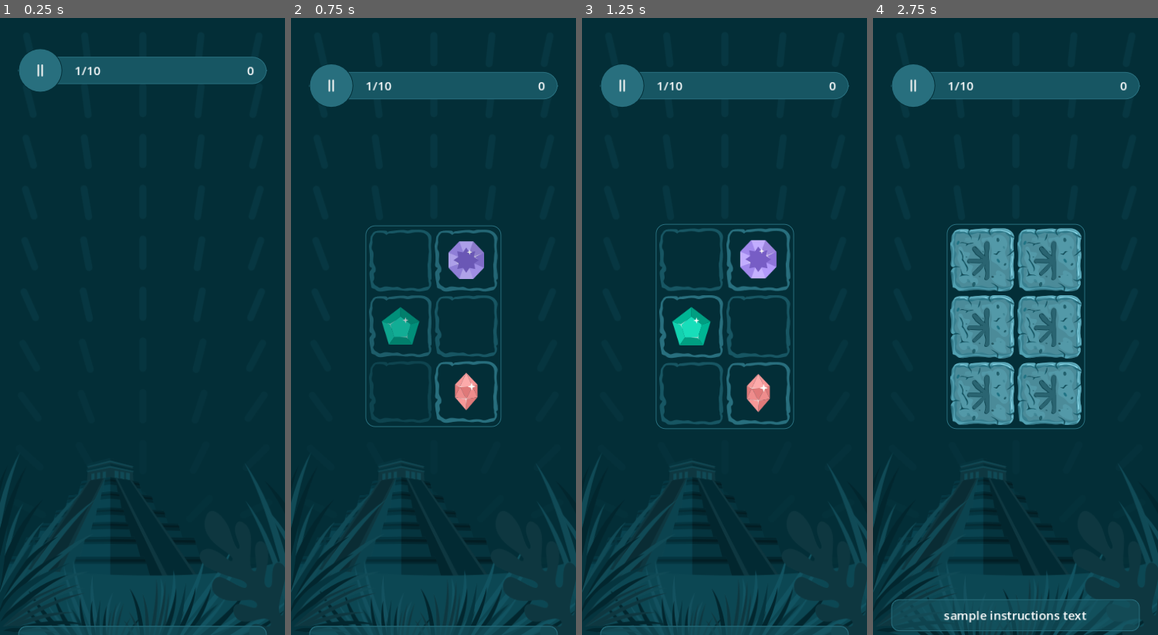
Above: before the commit, frames 1-4 (left to right).
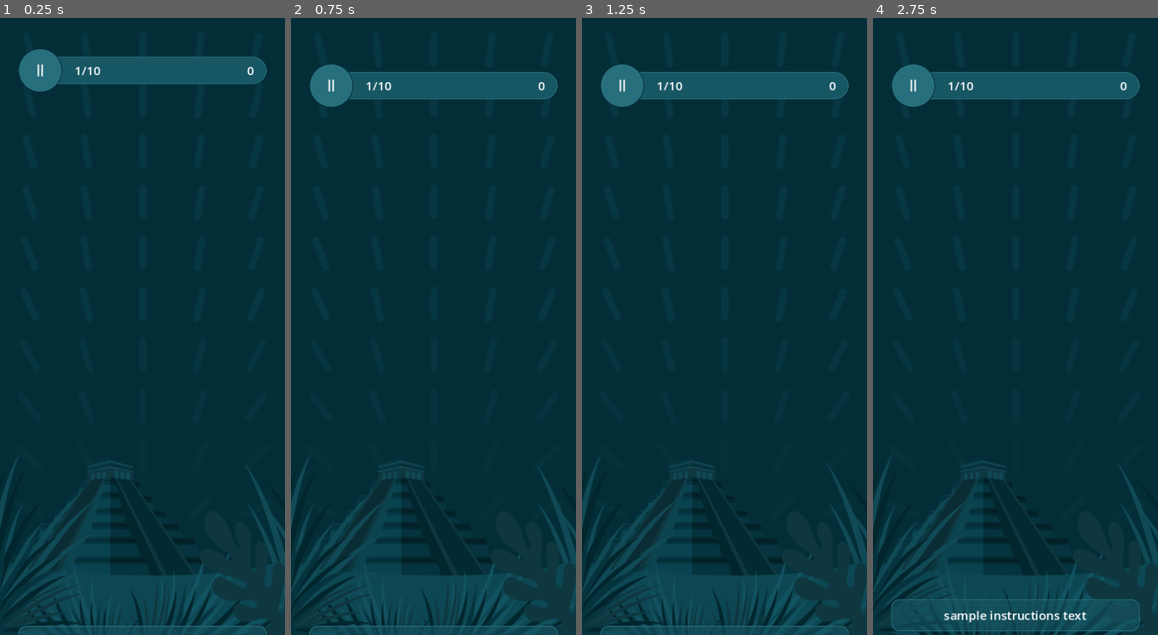
Above: after the commit, the same moments.

Repository: SugarF0x/hidden-gems-gd
Game: Godot game, scene res://hidden_gems_scene.tscn
Two runs of this game, one before a commit and one after it. Both use one fixed random seed, a clock stepped at 60 frames per second and the inputs below.
Inputs (mouse positions are in pixels of both pictures, inside the frame that each line leads up to):
- Up to frame 1 (0.25 s): no input
- Up to frame 2 (0.75 s): click (413, 283) at 0.52 s
- Up to frame 3 (1.25 s): no input
- Up to frame 4 (2.75 s): click (981, 258) at 1.27 s; click (981, 258) at 2.02 s

Frame 1 is identical in both runs. In frame 2, 3.9% of the frame differs, in the area x 26-74%, y 33-67%; in frame 3, 4.5%; in frame 4, 14%, in the area x 25-75%, y 33-67%.

Commit message:
adjust tile size based on available space

Diff:
--- a/game_scene.tscn
+++ b/game_scene.tscn
@@ -39,19 +39,15 @@
 [node name="Grid" parent="MarginContainer/Container" instance=ExtResource("3_545e7")]
 unique_name_in_owner = true
 layout_mode = 1
-anchors_preset = 8
-anchor_left = 0.5
+anchors_preset = 14
 anchor_top = 0.5
-anchor_right = 0.5
 anchor_bottom = 0.5
-offset_left = -55.0
-offset_top = -55.0
-offset_right = 55.0
-offset_bottom = 55.0
-grow_horizontal = 2
-grow_vertical = 2
+offset_top = -159.0
+offset_bottom = 159.0
+pivot_offset = Vector2(163.5, 159)
 size_flags_horizontal = 4
 size_flags_vertical = 4
+correct_gem_indexes = Array[int]([4, 0, 5])
 
 [node name="Instructions" parent="MarginContainer/Container" instance=ExtResource("2_fu5pw")]
 unique_name_in_owner = true
--- a/grid.gd
+++ b/grid.gd
@@ -1,25 +1,29 @@
 @tool
-class_name GemGrid extends PanelContainer
-
-# TODO: expand size upto a certain maximum, get size, get size for each gem, assign size to gems
+class_name GemGrid extends Control
 
 #region static
 
 var gem_scene: PackedScene = preload("res://gem.tscn")
 
-@onready var grid_container: GridContainer = $MarginContainer/GridContainer
 @onready var animation_player: AnimationPlayer = $AnimationPlayer
+@onready var panel: PanelContainer = $Panel
+@onready var margin_container: MarginContainer = $Panel/MarginContainer
+@onready var grid_container: GridContainer = $Panel/MarginContainer/GridContainer
 
 #endregion
 #region properties
 
 @export var grid_size: Vector2i = Vector2i(2,3) : set = set_grid_size
+# TODO: make this an actual state variable instead of purely debug one, also add selected_gem_indexes array too
 @export var gems_revealed: bool = false : set = set_gems_revealed
 @export var correct_gem_indexes: Array[int] = [0, 3] : set = set_correct_gem_indexes
+
+var tile_size: int = Gem.max_tile_size : set = set_tile_size
 
 func set_grid_size(value: Vector2i) -> void:
 	grid_size = value
 	update_grid_columns_count()
+	update_tile_size()
 	redraw_grid()
 
 func set_gems_revealed(value: bool) -> void:
@@ -30,6 +34,10 @@
 		correct_gem_indexes = value
 		if Engine.is_editor_hint(): reveal_gems(gems_revealed)
 
+func set_tile_size(value: int) -> void:
+	tile_size = min(Gem.max_tile_size, value)
+	for gem in gems: gem.tile_size = tile_size
+
 #endregion
 
 var gems: Array[Gem] = []
@@ -37,12 +45,20 @@
 
 func _ready() -> void:
 	update_grid_columns_count()
+	update_tile_size()
 	redraw_grid()
-	resized.connect(func(): pivot_offset = get_size() / 2)
+	panel.resized.connect(func(): panel.pivot_offset = panel.size / 2)
 
 func update_grid_columns_count() -> void:
 	if not is_node_ready(): return
 	grid_container.columns = grid_size.x
+
+func update_tile_size() -> void:
+	if not is_node_ready(): return
+	var gap = grid_container.get_theme_constant('h_separation')
+	var margin = margin_container.get_theme_constant('margin_left') + margin_container.get_theme_constant('margin_right')
+	var free_space = size.x - margin - gap * (grid_size.x - 1)
+	tile_size = free_space / grid_size.x
 
 func redraw_grid() -> void:
 	if not is_node_ready(): return
@@ -56,6 +72,7 @@
 		gems.append(item)
 
 		item.gem_clicked.connect(gem_clicked.emit.bind(n))
+		item.tile_size = tile_size
 		item.randomize_icon()
 
 	if Engine.is_editor_hint(): reveal_gems(gems_revealed)
--- a/grid.tscn
+++ b/grid.tscn
@@ -1,18 +1,6 @@
 [gd_scene load_steps=6 format=3 uid="uid://rhrcaxbp0wpy"]
 
 [ext_resource type="Script" path="res://grid.gd" id="1_g6546"]
-
-[sub_resource type="StyleBoxFlat" id="StyleBoxFlat_qrr8x"]
-bg_color = Color(0.0117647, 0.180392, 0.215686, 1)
-border_width_left = 1
-border_width_top = 1
-border_width_right = 1
-border_width_bottom = 1
-border_color = Color(0.156863, 0.435294, 0.494118, 1)
-corner_radius_top_left = 12
-corner_radius_top_right = 12
-corner_radius_bottom_right = 12
-corner_radius_bottom_left = 12
 
 [sub_resource type="Animation" id="Animation_ypld3"]
 length = 0.001
@@ -76,21 +64,55 @@
 "fade": SubResource("Animation_81cst")
 }
 
-[node name="GemGrid" type="PanelContainer"]
-offset_right = 110.0
-offset_bottom = 110.0
-pivot_offset = Vector2(107, 159)
-size_flags_horizontal = 0
-size_flags_vertical = 0
-theme_override_styles/panel = SubResource("StyleBoxFlat_qrr8x")
+[sub_resource type="StyleBoxFlat" id="StyleBoxFlat_qrr8x"]
+bg_color = Color(0.0117647, 0.180392, 0.215686, 1)
+border_width_left = 1
+border_width_top = 1
+border_width_right = 1
+border_width_bottom = 1
+border_color = Color(0.156863, 0.435294, 0.494118, 1)
+corner_radius_top_left = 12
+corner_radius_top_right = 12
+corner_radius_bottom_right = 12
+corner_radius_bottom_left = 12
+
+[node name="Grid" type="Control"]
+layout_mode = 3
+anchors_preset = 15
+anchor_right = 1.0
+anchor_bottom = 1.0
+grow_horizontal = 2
+grow_vertical = 2
+pivot_offset = Vector2(187.5, 406)
 script = ExtResource("1_g6546")
+gems_revealed = true
+correct_gem_indexes = Array[int]([0, 3, 4])
 
 [node name="AnimationPlayer" type="AnimationPlayer" parent="."]
+root_node = NodePath("../Panel")
 libraries = {
 "": SubResource("AnimationLibrary_k4lnj")
 }
 
-[node name="MarginContainer" type="MarginContainer" parent="."]
+[node name="Panel" type="PanelContainer" parent="."]
+layout_mode = 1
+anchors_preset = 8
+anchor_left = 0.5
+anchor_top = 0.5
+anchor_right = 0.5
+anchor_bottom = 0.5
+offset_left = -6.0
+offset_top = -7.0
+offset_right = 6.0
+offset_bottom = 7.0
+grow_horizontal = 2
+grow_vertical = 2
+pivot_offset = Vector2(90, 133)
+size_flags_horizontal = 0
+size_flags_vertical = 0
+theme_override_styles/panel = SubResource("StyleBoxFlat_qrr8x")
+
+[node name="MarginContainer" type="MarginContainer" parent="Panel"]
 layout_mode = 2
 size_flags_horizontal = 0
 size_flags_vertical = 0
@@ -99,8 +121,10 @@
 theme_override_constants/margin_right = 4
 theme_override_constants/margin_bottom = 4
 
-[node name="GridContainer" type="GridContainer" parent="MarginContainer"]
+[node name="GridContainer" type="GridContainer" parent="Panel/MarginContainer"]
 layout_mode = 2
 size_flags_horizontal = 0
 size_flags_vertical = 0
+theme_override_constants/h_separation = 2
+theme_override_constants/v_separation = 2
 columns = 2
